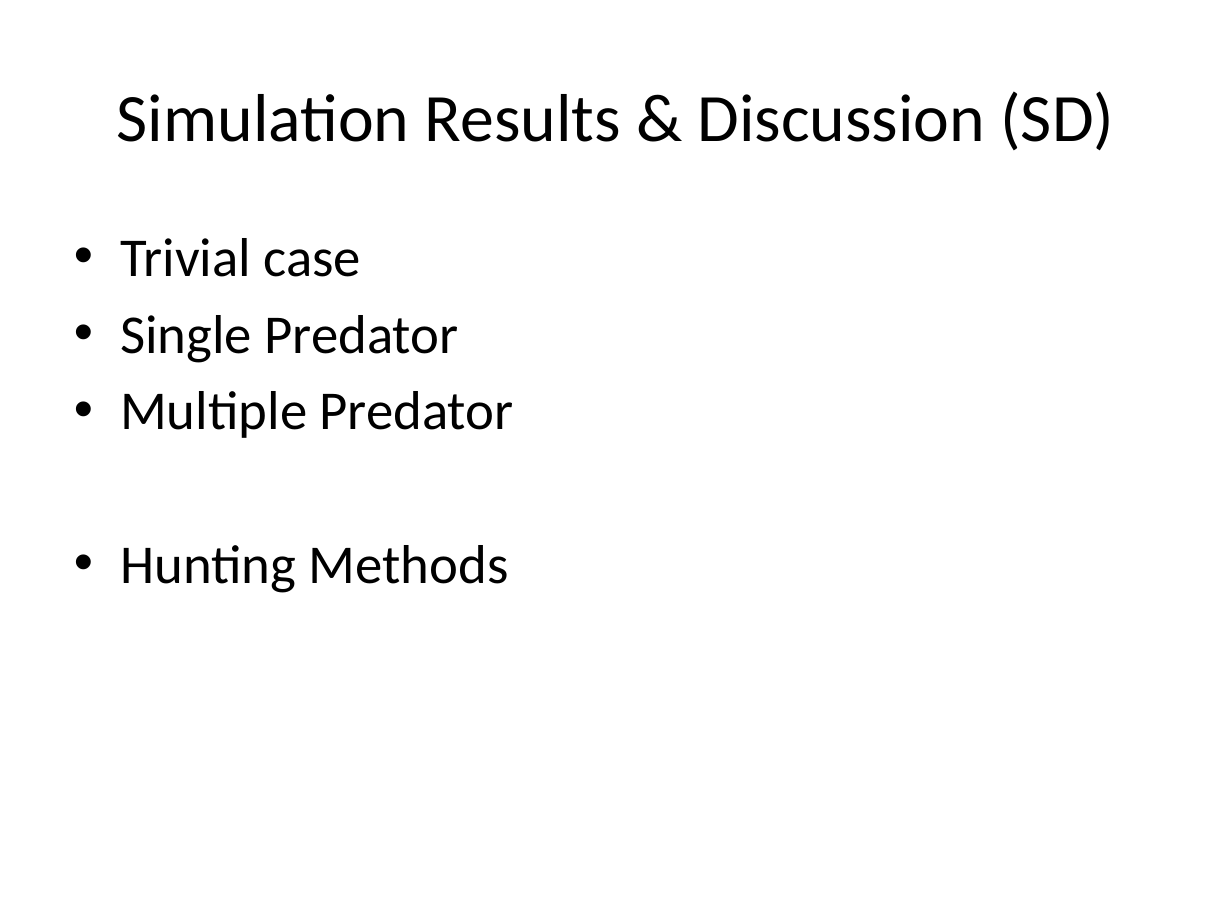
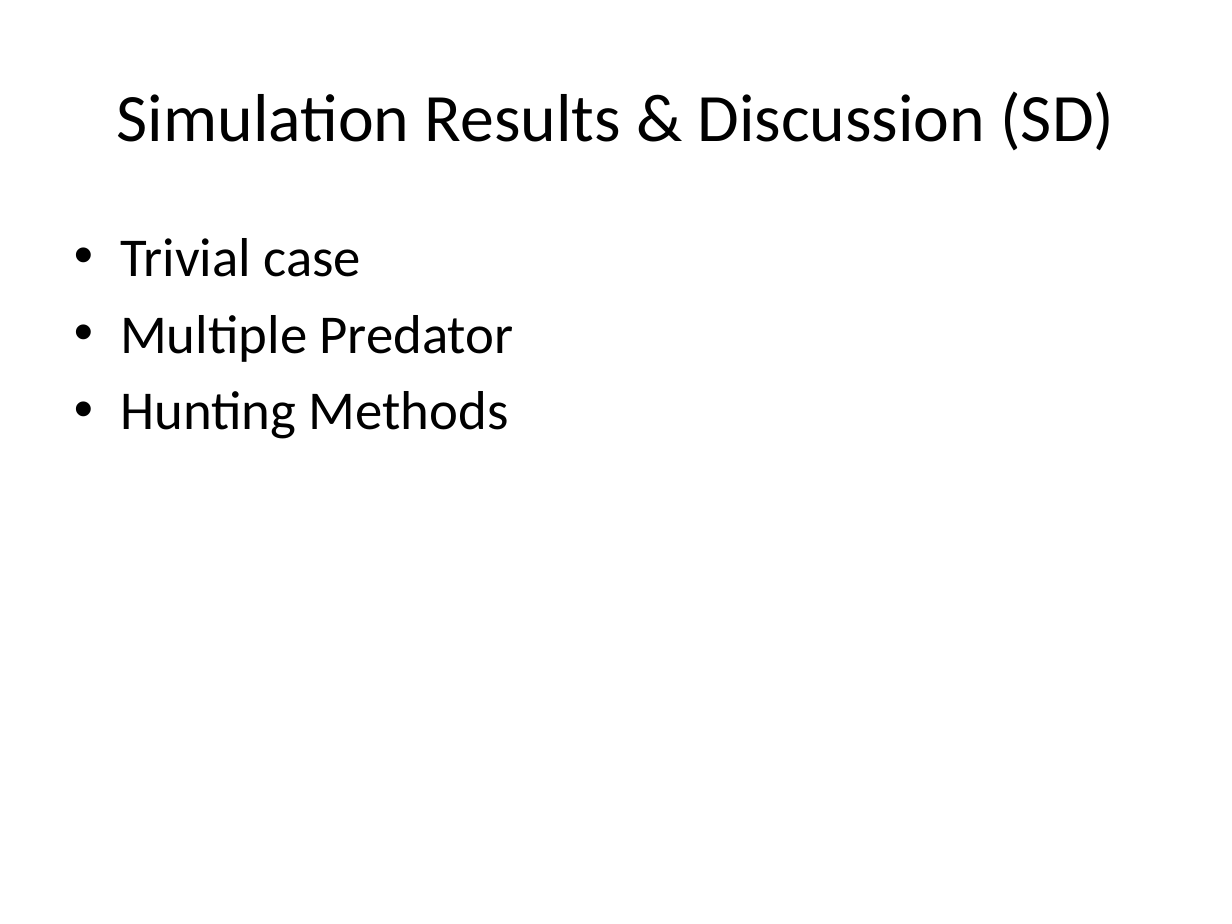
Before and after one commit to jonaspu/fish-swarms, a slide deck: slide 15 of presentation/recovered.pptx. Drawn at 1232x924 pixels with LibreOffice and Linux fonts; fonts in the diff are those of the drawing. Boxes give left, top, right and bottom in pixels: in the first picture for what was removed or moved away, otherwise in the second. Text is boxed around its words. In the diff, an @@ line names an element or a change of style, - is before the commit and + after.

```diff
--- a/presentation/recovered.pptx
+++ b/presentation/recovered.pptx
@@ text at <box>120,315,458,363</box>: paragraph removed @@
-• Single Predator
```
Also in this commit, not shown: 11 other slides changed.
